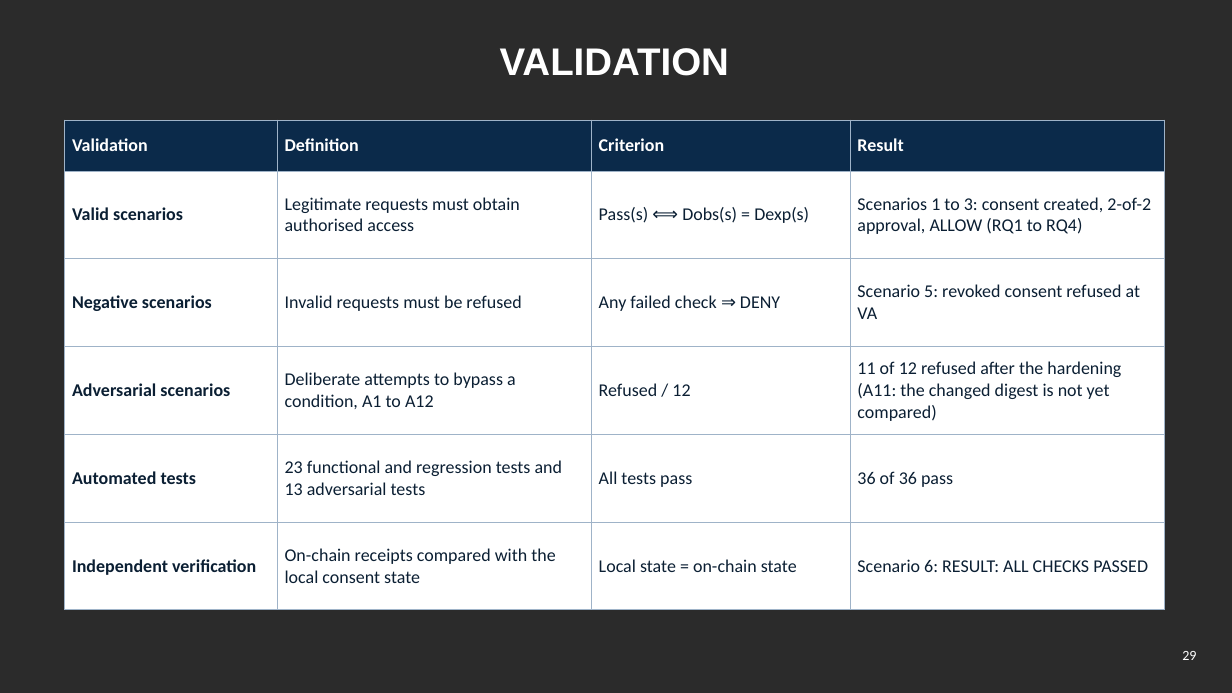
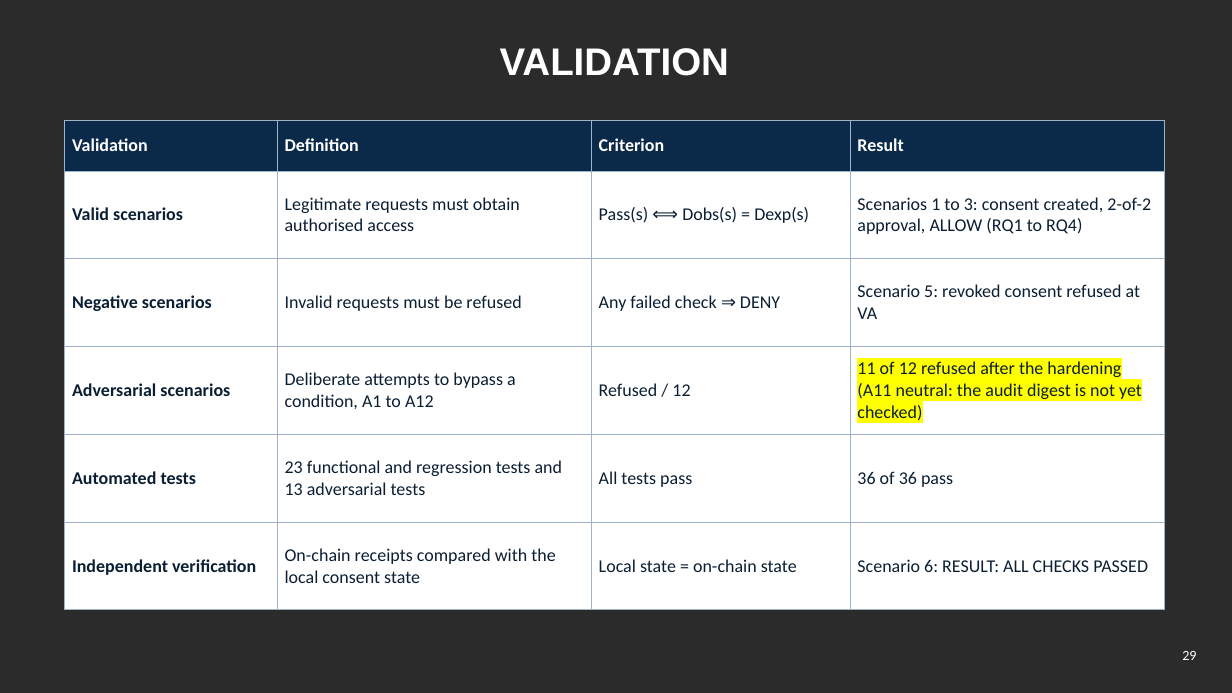
Before and after one commit to yasir12345678900/HealthRWA-Sepolia-Personal-try, a slide deck: slide 29 of docs/Yasir_CA2_Reassessment_Slides_YELLOW_changes.pptx. Drawn at 1232x693 pixels with LibreOffice and Linux fonts; fonts in the diff are those of the drawing; background and template pictures are left out; a plain dark background stands for a picture behind light text. Boxes give left, top, right and bottom in pixels: in the first picture for what was removed or moved away, otherwise in the second. Text is boxed around its words. In the diff, an @@ line names an element or a change of style, - is before the commit and + after.

```diff
--- a/docs/Yasir_CA2_Reassessment_Slides_YELLOW_changes.pptx
+++ b/docs/Yasir_CA2_Reassessment_Slides_YELLOW_changes.pptx
@@ table at bbox=[65, 120, 1165, 587] @@
-row 4, column 4: 11 of 12 refused after the hardening (A11: the changed digest is not yet compared)
+row 4, column 4: 11 of 12 refused after the hardening (A11 neutral: the audit digest is not yet checked)
```
Also in this commit, not shown: 18 other slides changed, 3 other files.
